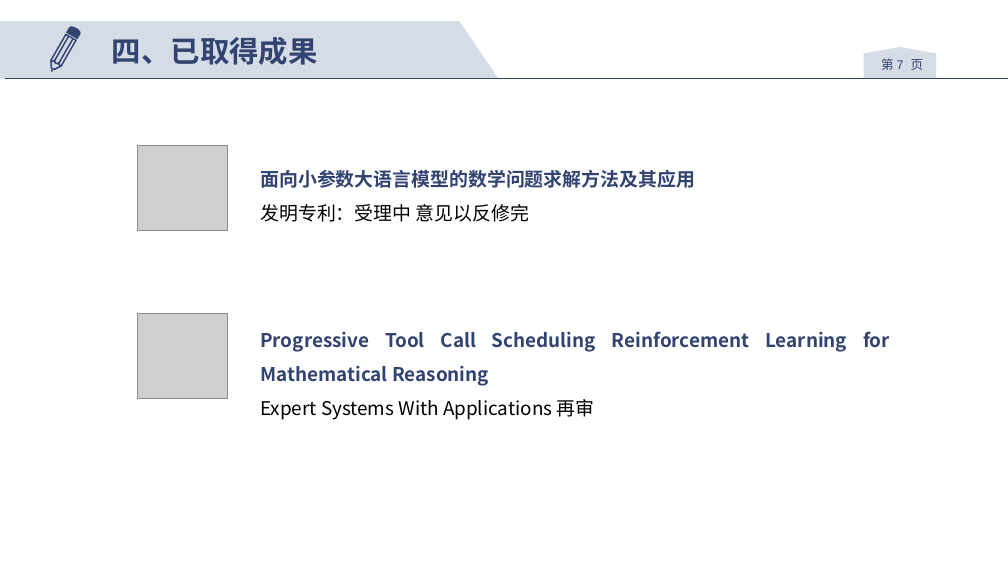
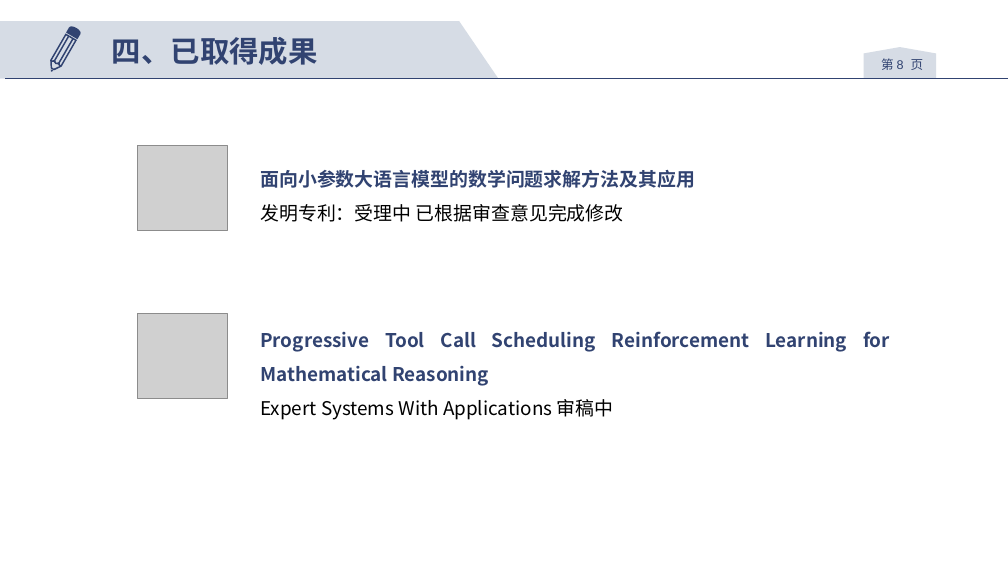
Before and after one commit to 1145523635/self-paper, a slide deck: slide 8 of 中期答辩.pptx (slide 7 before the commit). Drawn at 1008x567 pixels with LibreOffice and Linux fonts; fonts in the diff are those of the drawing; grey boxes stand for pictures; background and template pictures are left out. Boxes give left, top, right and bottom in pixels: in the first picture for what was removed or moved away, otherwise in the second. Text is boxed around its words. In the diff, an @@ line names an element or a change of style, - is before the commit and + after.

Commit message:
feat:完成中期答辩PPT

```diff
--- a/中期答辩.pptx
+++ b/中期答辩.pptx
@@ page number at (881, 58, 924, 70): text changed @@
-第 7 页
+第 8 页
@@ text at (260, 204, 624, 222): text changed @@
-发明专利：受理中 意见以反修完
+发明专利：受理中 已根据审查意见完成修改
@@ text at (260, 399, 614, 420): text changed @@
-Expert Systems With Applications 再审
+Expert Systems With Applications 审稿中
```
Also in this commit, not shown: 5 other slides changed, 1 slide added, 15 other files.
